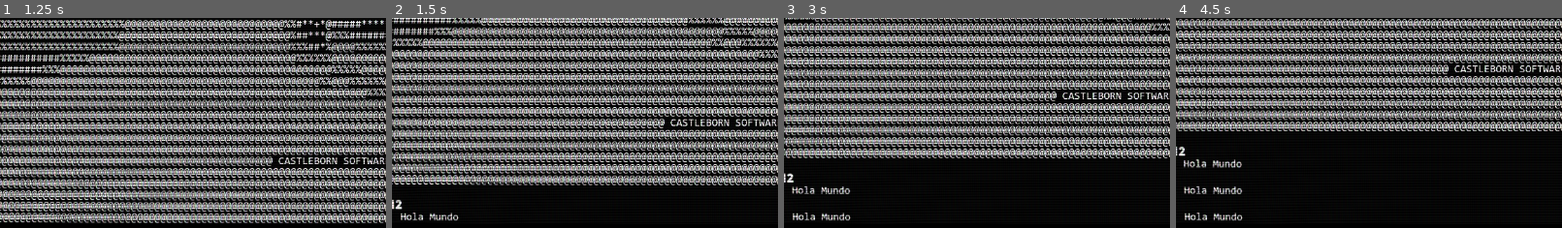
Above: before the commit, frames 1-4 (left to right).
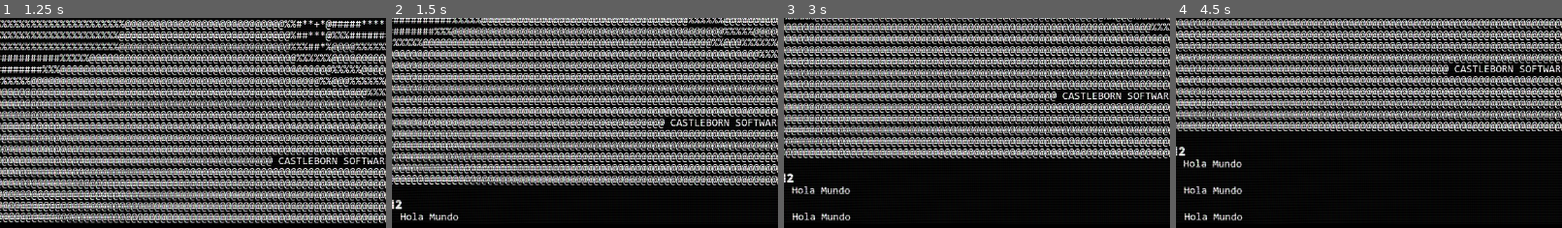
Above: after the commit, the same moments.

Repository: kaisermzn/GODOTXTRETRORPG
Game: Godot game, scene res://scenes/Game.tscn
The game is run twice, just before and just after one commit, with the same random seed, the same clock (stepped at 60 frames per second) and the same inputs.
Inputs (mouse positions are % of the whole screen's width and height, from its top left):
- Up to frame 1 (1.25 s): click (52, 97) at 0.52 s; type "12" at 0.6 s
- Up to frame 2 (1.5 s): tap Enter at 1.25 s
- Up to frame 3 (3 s): tap Space at 2 s; tap Enter at 2.75 s
- Up to frame 4 (4.5 s): tap Space at 3.5 s; tap Enter at 4.25 s
The pictures show only the part of the screen within x 3-53%, y 44-94%; the shares and areas given below are measured in that part.

Frame 1 is identical in both runs. In frame 2, less than 0.1% of the frame differs, in the area x 2-15%, y 93-97%; in frame 3, 0.2%; in frame 4, 0.2%, in the area x 2-15%, y 67-97%.

Commit message:
2025_06_22_00: Add new feature to process user input
Introduced a function to handle and validate user input, improving the robustness of the input processing workflow.

Diff:
--- /dev/null
+++ b/autoload/GameEngine.gd
@@ -0,0 +1 @@
+extends Node
--- /dev/null
+++ b/commands/ICommand.gd
@@ -0,0 +1 @@
+extends Node
--- /dev/null
+++ b/models/PC.gd
@@ -0,0 +1 @@
+extends Node
--- /dev/null
+++ b/models/Player.gd
@@ -0,0 +1 @@
+extends Node
--- a/project.godot
+++ b/project.godot
@@ -14,6 +14,10 @@
 run/main_scene="uid://dc3vbaqeqcdt0"
 config/features=PackedStringArray("4.4")
 
+[autoload]
+
+GameEngine="*res://autoload/GameEngine.gd"
+
 [display]
 
 window/size/mode=3
--- a/scenes/Game.tscn
+++ b/scenes/Game.tscn
@@ -1,11 +1,11 @@
 [gd_scene load_steps=12 format=3 uid="uid://dc3vbaqeqcdt0"]
 
 [ext_resource type="Shader" uid="uid://pljyetsoox3y" path="res://shaders/game.gdshader" id="1_ibkli"]
-[ext_resource type="Script" uid="uid://dynhy18lcq6rk" path="res://scenes/Game.gd" id="1_qbsmt"]
-[ext_resource type="FontFile" uid="uid://jo7yyo1eunso" path="res://fonts/CONSOLA.TTF" id="2_cpr0p"]
-[ext_resource type="FontFile" uid="uid://typbdpur37en" path="res://fonts/CONSOLAB.TTF" id="3_78awf"]
-[ext_resource type="Script" uid="uid://dwtx0t45yx1e8" path="res://scenes/Response.gd" id="3_aug50"]
-[ext_resource type="Script" uid="uid://qt4ljccls1rt" path="res://scenes/input.gd" id="4_s0nni"]
+[ext_resource type="Script" uid="uid://dynhy18lcq6rk" path="res://scripts/Game.gd" id="1_qbsmt"]
+[ext_resource type="PackedScene" uid="uid://72pjvl8yoio6" path="res://scenes/InputResponse.tscn" id="2_aug50"]
+[ext_resource type="FontFile" uid="uid://jo7yyo1eunso" path="res://assets/fonts/CONSOLA.TTF" id="2_cpr0p"]
+[ext_resource type="FontFile" uid="uid://typbdpur37en" path="res://assets/fonts/CONSOLAB.TTF" id="3_78awf"]
+[ext_resource type="Script" uid="uid://qt4ljccls1rt" path="res://scripts/Input.gd" id="4_s0nni"]
 
 [sub_resource type="StyleBoxFlat" id="StyleBoxFlat_ve7bo"]
 bg_color = Color(0, 0, 0, 1)
@@ -85,53 +85,8 @@
 layout_mode = 2
 horizontal_scroll_mode = 0
 
-[node name="HistoryRows" type="VBoxContainer" parent="Background/MarginContainer/InteriorBackGround/Rows/GameInfo/ScrollContainer"]
+[node name="HistoryRows" parent="Background/MarginContainer/InteriorBackGround/Rows/GameInfo/ScrollContainer" instance=ExtResource("2_aug50")]
 layout_mode = 2
-size_flags_horizontal = 3
-size_flags_vertical = 3
-
-[node name="Response" type="RichTextLabel" parent="Background/MarginContainer/InteriorBackGround/Rows/GameInfo/ScrollContainer/HistoryRows"]
-layout_mode = 2
-theme_override_fonts/normal_font = ExtResource("2_cpr0p")
-bbcode_enabled = true
-text = "@@@@@@@@@@@@@@@@@@@@@@@@@@@@@@@@@@@@@@@@@@@@@@@@@@@@@@@@@@@@@@@@@@@@@@@@@@@@@@@@@@@@@@@@@@@@@@@@@@@@@@@@@@@@@@@@@@@@@@@@
-@@@@@@@@@@@@@%@@@@@@@@@@@@@@@@@@@@@@@@@@@@@@@@@@@@@@@@@@@@@@@@@@@@@%@@@@@@@@@@@@@@@@@@@@@@@@@@@@@@@@@@@@@@@@@@@@@@@@@@@@
-@@@@@@@@@@@@@@@@@@@@@@@@@@@@%@@@@@@@@@@@@@@@@@@@@@@@@@@@@%@@@@@@@@@@@@@@@@@@@@@@@@@@@@@@@@@%#**+====+*#%@@@@@@@@@@@@@@@@
-@@@@@@@@@@@@@@@@@@@@@@@@@@@@@@@@@@@@@@@@@@@@@@@@@@@@@@@@@@@@@@@@@@@@@@@@@@@@@@@@@@@@@@@@%#+==++=--=--:::=*@@@@@@@@@@@@@@
-@@@@@@@@@@@@@@@@@@@@@@@@@@@@@@@@@@@@@@@@@@@@@@@@@@@@@@@@@@@@@@@@@@@@@@@@@@@@@@@@@@@@@@@##***++++=+=+*++==-=%@@@@@@%@@@@@
-@@@@@@@@@@@@@@@@@@@@@@@@@@@@@@@@@@@@@@@@@@@@@@@@@@@@@@@@@@@@@@@@@@@@@@@@@@@@@@@@@@@@@@@*##*+======--==-++=-#@@@@@@@@@@@@
-@@@@@@@@@%@@@@@@@@@@@@@@@@@@@@@@@@@@@@@@@@@@@@@@@@@@%%@@@@@@@@@@@@@@@@@@@@@@@@@@@@@@@@@%**+++++=----:--:-=#@@@@@@@@@@@@@
-@@@@@@@@@@@@@@@@@@@@@@@@@@@@@@@@@@@@@@@@@@@@@@@@@@@%******+*#+##*@@@@@@@@@@@%@@@@@@@@@@@@%#*+==-------=*#@@@@@@@@@@@@@@@
-@@@@@@@@@@@@@@@@@@@@@@@@@@@@@@@@@@@@@@@@@@@@@@@@@@@@##*#*****+++=@@@@@@@@@@@@@@@@@@@@@@@@@@@@%%%###%%@@@@@@@@@@@@@@@@@@@
-@@@@@@@@@@@@@@@@@@@@@@@%@@@@@@@@@@@@@@@@@@@@@@@@@@@@***********#@@@@@@@@@@@@@@@@@@@@@@@@@@@@@@@@@@@@@@@@@@@@@@@@@@@@@@@@
-@@@@@@@@@@@@@@@@@@@@@@@@@@@@@@@@@@@@@@@@@@@@@@@@@@@@****+*#*++++@@@@@@@@@@@@@@@@@@@@@@@@@@@@@@@@@@@@@@%@@@@@@@@@@@@@@@@@
-@@@@@@@@@@@@@@@@@@@@@@@@@@@@@@@@@@@@%#%%%@@@@@@@@@@@#******++++*#*%##@#%@%@@@@@@@@@@@@@@@@@@@@@@@@@@@@@@@@@@@@@@@@@@@@@@
-@@@@@@@@@@@@@@@%@@@@@@@@@@@%@@@@@@@@#****@@@@@@@@%%@###******++*#**=*+++*=***@@@@@@@%%@@@@@@@@@@@@%@@@@@@@@@@@@@@@@@@@@@
-@@@@@@@@@@@@@@@@@@@@@@@@@@%###%@@@@@%*#*%%%@%@@@@%###*##+*#*#***%#***+*+*+*+%@@@%%@@#+**+#*#@@@@@@%@@@@@@@@@@@@@@@@@@@@@
-@@@@@@@@@@@@@@@@@@@@@@@@@@%#%%@@@@@@%%@%@@@@@@@@@%%#%##***######@%#%#*#####%@@@@@@@@%#****+*@@@@@@@@@%@@@@@@@@@@@@@@@@@@
-@@@@@%@@@@@@@@@@@@%@@@%%@@@@@@@@@@@@%@@@@@@@@@@@@@@%%#***#%####*##*##*##*%#*%%#@%@@@#******@@@@@@@@@@@@@@@%%@@@@@@@@@@@@
-%%%%%%%%%%%%%%%%%%%%%%%%@@@@@@@@@@@@@@@@@@@@@@@@@@@%##**+*@%####*******###***##%%@@@#**+*++%%%%%%%%%%%%%%%%%@%%@@%@@@@@@
-%%%%%%%%%%%%%%%%%%%%%%%%@@@@@@@@@@@@@@@@@@@@@@@@@@@%%#**+*@#####**************#%@@@@#*++**+%%%%%%%%%%%%%%%%%%%%%%%%%%%%%
-%%%%%%%%%%%%%%%%%%%%%%%@@@@@@@@@@@@@@@@@@@@@@@@@@@@@%##***@%%%##########****%#%%%@@@%#*****%%%%%%%%%%%%%%%%%%%%%%%%%%%%%
-%%%%%%%%%%%%%%%%%%%%%%%@@@@@@@@@@@@@@@@@@@@@@@@@@@@@%%%##*%@@@@%%%%%%%%%%%%%%%%@%@@@%##****#%%%%%%%%%%%%%%%%%%%%%%%%%%%%
-#############%%%%%@@@@@@@@@@@@@@@@@@@@@@@@@@@@@@@@@@@%%%%%%@@@@@@@@@@%%%%@@@@@@@@@@@%%%####*%%%%###%#%#%%%%%%%%%%%%%%%%%
-##########%%%@@@@@@@@@@@@@@@@@@@@@@@@@@@@@@@@@@@@@@@@@@@@@@%%%%%@@@@@@@@%%%%%%@@%@@@@@@%%%%%%%%%%%######################
-###%%%%%@@@@@@@@@@@@@@@@@@@@@@@@@@@@@@@@@@@@@@@@@@@@@@@@@%%@@@%%%%%%@@@@@@@@%%%@@%%%@@@@%%%##%###%%%####################
-@@@@@@@@@@@@@@@@@@@@@@@@@@@@@@@@@@@@@@@@@@@@@@@@@@@@@@@@@@@@@@@@@%%%%%%%%@@@@@@@@@@@%@@@%##%##%%##@@@@%%%###############
-@@@@@@@@@@@@@@@@@@@@@@@@@@@@@@@@@@@@@@@@@@@@@@@@@@@@@@@@@@@@@@@@@@@@@@%%%%%%@@@@@@@@@@@@@%%%%%%%%%%@@@@@@@@%%%%#########
-@@@@@@@@@@@@@@@@@@@@@@@@@@@@@@@@@@@@@@@@@@@@@@@@@@@@@@@@@@@@@@@@@@@@@@@@@@%%%%%%@@@@@@@@@@@%@@%%%%%@@@@@@@@@@@@@@@%%%%##
-@@@@@@@@@@@@@@@@@@@@@@@@@@@@@@@@@@@@@@@@@@@@@@@@@@@@@@@@@@@@@@@@@@@@@@@@@@@@@@@@@@%%%%%@@@@@@@@@@@@@@@@@@@@@@@@@@@@@@@@@
-@@@@@@@@@@@@@@@@@@@@@@@@@@@@@@@@@@@@@@@@@@@@@@@@@@@@@@@@@@@@@@@@@@@@@@@@@@@@@@@@@@@@@@@@@%%%@@@@@@@@@@@@@@@@@@@@@@@@@@@@
-@@@@@@@@@@@@@@@@@@@@@@@@@@@@@@@@@@@@@@@@@@@@@@@@@@@@@@@@@@@@@@@@@@@@@@@@@@@@@@@@@@@@@@@@@@@@@@@@@@@@@@@@@@@@@@@@@@@@@@@@
-@@@@@@@@@@@@@@@@@@@@@@@@@@@@@@@@@@@@@@@@@@@@@@@@@ CASTLEBORN SOFTWARE @@@@@@@@@@@@@@@@@@@@@@@@@@@@@@@@@@@@@@@@@@@@@@@@@@
-@@@@@@@@@@@@@@@@@@@@@@@@@@@@@@@@@@@@@@@@@@@@@@@@@@@@@@@@@@@@@@@@@@@@@@@@@@@@@@@@@@@@@@@@@@@@@@@@@@@@@@@@@@@@@@@@@@@@@@@@
-@@@@@@@@@@@@@@@@@@@@@@@@@@@@@@@@@@@@@@@@@@@@@@@@@@@@@@@@@@@@@@@@@@@@@@@@@@@@@@@@@@@@@@@@@@@@@@@@@@@@@@@@@@@@@@@@@@@@@@@@
-@@@@@@@@@@@@@@@@@@@@@@@@@@@@@@@@@@@@@@@@@@@@@@@@@@@@@@@@@@@@@@@@@@@@@@@@@@@@@@@@@@@@@@@@@@@@@@@@@@@@@@@@@@@@@@@@@@@@@@@@
-@@@@@@@@@@@@@@@@@@@@@@@@@@@@@@@@@@@@@@@@@@@@@@@@@@@@@@@@@@@@@@@@@@@@@@@@@@@@@@@@@@@@@@@@@@@@@@@@@@@@@@@@@@@@@@@@@@@@@@@@
-@@@@@@@@@@@@@@@@@@@@@@@@@@@@@@@@@@@@@@@@@@@@@@@@@@@@@@@@@@@@@@@@@@@@@@@@@@@@@@@@@@@@@@@@@@@@@@@@@@@@@@@@@@@@@@@@@@@@@@@@
-"
-fit_content = true
-script = ExtResource("3_aug50")
 
 [node name="InputArea" type="PanelContainer" parent="Background/MarginContainer/InteriorBackGround/Rows"]
 custom_minimum_size = Vector2(0, 50)
--- a/scenes/InputResponse - copia.tscn
+++ /dev/null
@@ -1,50 +0,0 @@
-[gd_scene load_steps=3 format=3 uid="uid://bfakntv00n4q3"]
-
-[ext_resource type="Script" uid="uid://dwtx0t45yx1e8" path="res://scenes/InputResponse.gd" id="1_nxgtd"]
-[ext_resource type="FontFile" uid="uid://jo7yyo1eunso" path="res://fonts/CONSOLA.TTF" id="1_y7ruh"]
-
-[node name="InputResponse" type="VBoxContainer"]
-offset_right = 1.0
-size_flags_horizontal = 3
-script = ExtResource("1_nxgtd")
-
-[node name="Response" type="RichTextLabel" parent="."]
-layout_mode = 2
-theme_override_fonts/normal_font = ExtResource("1_y7ruh")
-text = "@@@@@@@@@@@@@@@@@@@@@@@@@@@@@@@@@@@@@@@@@@@@@@@@@@@@@@@@@@@@@@@@@@@@@@@@@@@@@@@@@@@@@@@@@@@@@@@@@@@@@@@@@@@@@@@@@@@@@@@@
-@@@@@@@@@@@@@%@@@@@@@@@@@@@@@@@@@@@@@@@@@@@@@@@@@@@@@@@@@@@@@@@@@@@%@@@@@@@@@@@@@@@@@@@@@@@@@@@@@@@@@@@@@@@@@@@@@@@@@@@@
-@@@@@@@@@@@@@@@@@@@@@@@@@@@@%@@@@@@@@@@@@@@@@@@@@@@@@@@@@%@@@@@@@@@@@@@@@@@@@@@@@@@@@@@@@@@%#**+====+*#%@@@@@@@@@@@@@@@@
-@@@@@@@@@@@@@@@@@@@@@@@@@@@@@@@@@@@@@@@@@@@@@@@@@@@@@@@@@@@@@@@@@@@@@@@@@@@@@@@@@@@@@@@@%#+==++=--=--:::=*@@@@@@@@@@@@@@
-@@@@@@@@@@@@@@@@@@@@@@@@@@@@@@@@@@@@@@@@@@@@@@@@@@@@@@@@@@@@@@@@@@@@@@@@@@@@@@@@@@@@@@@##***++++=+=+*++==-=%@@@@@@%@@@@@
-@@@@@@@@@@@@@@@@@@@@@@@@@@@@@@@@@@@@@@@@@@@@@@@@@@@@@@@@@@@@@@@@@@@@@@@@@@@@@@@@@@@@@@@*##*+======--==-++=-#@@@@@@@@@@@@
-@@@@@@@@@%@@@@@@@@@@@@@@@@@@@@@@@@@@@@@@@@@@@@@@@@@@%%@@@@@@@@@@@@@@@@@@@@@@@@@@@@@@@@@%**+++++=----:--:-=#@@@@@@@@@@@@@
-@@@@@@@@@@@@@@@@@@@@@@@@@@@@@@@@@@@@@@@@@@@@@@@@@@@%******+*#+##*@@@@@@@@@@@%@@@@@@@@@@@@%#*+==-------=*#@@@@@@@@@@@@@@@
-@@@@@@@@@@@@@@@@@@@@@@@@@@@@@@@@@@@@@@@@@@@@@@@@@@@@##*#*****+++=@@@@@@@@@@@@@@@@@@@@@@@@@@@@%%%###%%@@@@@@@@@@@@@@@@@@@
-@@@@@@@@@@@@@@@@@@@@@@@%@@@@@@@@@@@@@@@@@@@@@@@@@@@@***********#@@@@@@@@@@@@@@@@@@@@@@@@@@@@@@@@@@@@@@@@@@@@@@@@@@@@@@@@
-@@@@@@@@@@@@@@@@@@@@@@@@@@@@@@@@@@@@@@@@@@@@@@@@@@@@****+*#*++++@@@@@@@@@@@@@@@@@@@@@@@@@@@@@@@@@@@@@@%@@@@@@@@@@@@@@@@@
-@@@@@@@@@@@@@@@@@@@@@@@@@@@@@@@@@@@@%#%%%@@@@@@@@@@@#******++++*#*%##@#%@%@@@@@@@@@@@@@@@@@@@@@@@@@@@@@@@@@@@@@@@@@@@@@@
-@@@@@@@@@@@@@@@%@@@@@@@@@@@%@@@@@@@@#****@@@@@@@@%%@###******++*#**=*+++*=***@@@@@@@%%@@@@@@@@@@@@%@@@@@@@@@@@@@@@@@@@@@
-@@@@@@@@@@@@@@@@@@@@@@@@@@%###%@@@@@%*#*%%%@%@@@@%###*##+*#*#***%#***+*+*+*+%@@@%%@@#+**+#*#@@@@@@%@@@@@@@@@@@@@@@@@@@@@
-@@@@@@@@@@@@@@@@@@@@@@@@@@%#%%@@@@@@%%@%@@@@@@@@@%%#%##***######@%#%#*#####%@@@@@@@@%#****+*@@@@@@@@@%@@@@@@@@@@@@@@@@@@
-@@@@@%@@@@@@@@@@@@%@@@%%@@@@@@@@@@@@%@@@@@@@@@@@@@@%%#***#%####*##*##*##*%#*%%#@%@@@#******@@@@@@@@@@@@@@@%%@@@@@@@@@@@@
-%%%%%%%%%%%%%%%%%%%%%%%%@@@@@@@@@@@@@@@@@@@@@@@@@@@%##**+*@%####*******###***##%%@@@#**+*++%%%%%%%%%%%%%%%%%@%%@@%@@@@@@
-%%%%%%%%%%%%%%%%%%%%%%%%@@@@@@@@@@@@@@@@@@@@@@@@@@@%%#**+*@#####**************#%@@@@#*++**+%%%%%%%%%%%%%%%%%%%%%%%%%%%%%
-%%%%%%%%%%%%%%%%%%%%%%%@@@@@@@@@@@@@@@@@@@@@@@@@@@@@%##***@%%%##########****%#%%%@@@%#*****%%%%%%%%%%%%%%%%%%%%%%%%%%%%%
-%%%%%%%%%%%%%%%%%%%%%%%@@@@@@@@@@@@@@@@@@@@@@@@@@@@@%%%##*%@@@@%%%%%%%%%%%%%%%%@%@@@%##****#%%%%%%%%%%%%%%%%%%%%%%%%%%%%
-#############%%%%%@@@@@@@@@@@@@@@@@@@@@@@@@@@@@@@@@@@%%%%%%@@@@@@@@@@%%%%@@@@@@@@@@@%%%####*%%%%###%#%#%%%%%%%%%%%%%%%%%
-##########%%%@@@@@@@@@@@@@@@@@@@@@@@@@@@@@@@@@@@@@@@@@@@@@@%%%%%@@@@@@@@%%%%%%@@%@@@@@@%%%%%%%%%%%######################
-###%%%%%@@@@@@@@@@@@@@@@@@@@@@@@@@@@@@@@@@@@@@@@@@@@@@@@@%%@@@%%%%%%@@@@@@@@%%%@@%%%@@@@%%%##%###%%%####################
-@@@@@@@@@@@@@@@@@@@@@@@@@@@@@@@@@@@@@@@@@@@@@@@@@@@@@@@@@@@@@@@@@%%%%%%%%@@@@@@@@@@@%@@@%##%##%%##@@@@%%%###############
-@@@@@@@@@@@@@@@@@@@@@@@@@@@@@@@@@@@@@@@@@@@@@@@@@@@@@@@@@@@@@@@@@@@@@@%%%%%%@@@@@@@@@@@@@%%%%%%%%%%@@@@@@@@%%%%#########
-@@@@@@@@@@@@@@@@@@@@@@@@@@@@@@@@@@@@@@@@@@@@@@@@@@@@@@@@@@@@@@@@@@@@@@@@@@%%%%%%@@@@@@@@@@@%@@%%%%%@@@@@@@@@@@@@@@%%%%##
-@@@@@@@@@@@@@@@@@@@@@@@@@@@@@@@@@@@@@@@@@@@@@@@@@@@@@@@@@@@@@@@@@@@@@@@@@@@@@@@@@@%%%%%@@@@@@@@@@@@@@@@@@@@@@@@@@@@@@@@@
-@@@@@@@@@@@@@@@@@@@@@@@@@@@@@@@@@@@@@@@@@@@@@@@@@@@@@@@@@@@@@@@@@@@@@@@@@@@@@@@@@@@@@@@@@%%%@@@@@@@@@@@@@@@@@@@@@@@@@@@@
-@@@@@@@@@@@@@@@@@@@@@@@@@@@@@@@@@@@@@@@@@@@@@@@@@@@@@@@@@@@@@@@@@@@@@@@@@@@@@@@@@@@@@@@@@@@@@@@@@@@@@@@@@@@@@@@@@@@@@@@@
-@@@@@@@@@@@@@@@@@@@@@@@@@@@@@@@@@@@@@@@@@@@@@@@@@ CASTLEBORN SOFTWARE @@@@@@@@@@@@@@@@@@@@@@@@@@@@@@@@@@@@@@@@@@@@@@@@@@
-@@@@@@@@@@@@@@@@@@@@@@@@@@@@@@@@@@@@@@@@@@@@@@@@@@@@@@@@@@@@@@@@@@@@@@@@@@@@@@@@@@@@@@@@@@@@@@@@@@@@@@@@@@@@@@@@@@@@@@@@
-@@@@@@@@@@@@@@@@@@@@@@@@@@@@@@@@@@@@@@@@@@@@@@@@@@@@@@@@@@@@@@@@@@@@@@@@@@@@@@@@@@@@@@@@@@@@@@@@@@@@@@@@@@@@@@@@@@@@@@@@
-@@@@@@@@@@@@@@@@@@@@@@@@@@@@@@@@@@@@@@@@@@@@@@@@@@@@@@@@@@@@@@@@@@@@@@@@@@@@@@@@@@@@@@@@@@@@@@@@@@@@@@@@@@@@@@@@@@@@@@@@
-@@@@@@@@@@@@@@@@@@@@@@@@@@@@@@@@@@@@@@@@@@@@@@@@@@@@@@@@@@@@@@@@@@@@@@@@@@@@@@@@@@@@@@@@@@@@@@@@@@@@@@@@@@@@@@@@@@@@@@@@
-@@@@@@@@@@@@@@@@@@@@@@@@@@@@@@@@@@@@@@@@@@@@@@@@@@@@@@@@@@@@@@@@@@@@@@@@@@@@@@@@@@@@@@@@@@@@@@@@@@@@@@@@@@@@@@@@@@@@@@@@
-"
-scroll_following = true
--- a/scenes/InputResponse.tscn
+++ b/scenes/InputResponse.tscn
@@ -1,14 +1,16 @@
 [gd_scene load_steps=3 format=3 uid="uid://72pjvl8yoio6"]
 
-[ext_resource type="Script" uid="uid://dwtx0t45yx1e8" path="res://scenes/Response.gd" id="1_nxgtd"]
-[ext_resource type="FontFile" uid="uid://jo7yyo1eunso" path="res://fonts/CONSOLA.TTF" id="1_y7ruh"]
+[ext_resource type="FontFile" uid="uid://jo7yyo1eunso" path="res://assets/fonts/CONSOLA.TTF" id="1_nxgtd"]
+[ext_resource type="Script" uid="uid://dwtx0t45yx1e8" path="res://scripts/Response.gd" id="2_upva6"]
 
-[node name="InputResponse" type="VBoxContainer"]
-script = ExtResource("1_nxgtd")
+[node name="HistoryRows" type="VBoxContainer"]
+size_flags_horizontal = 3
+size_flags_vertical = 3
 
 [node name="Response" type="RichTextLabel" parent="."]
 layout_mode = 2
-theme_override_fonts/normal_font = ExtResource("1_y7ruh")
+theme_override_fonts/normal_font = ExtResource("1_nxgtd")
+bbcode_enabled = true
 text = "@@@@@@@@@@@@@@@@@@@@@@@@@@@@@@@@@@@@@@@@@@@@@@@@@@@@@@@@@@@@@@@@@@@@@@@@@@@@@@@@@@@@@@@@@@@@@@@@@@@@@@@@@@@@@@@@@@@@@@@@
 @@@@@@@@@@@@@%@@@@@@@@@@@@@@@@@@@@@@@@@@@@@@@@@@@@@@@@@@@@@@@@@@@@@%@@@@@@@@@@@@@@@@@@@@@@@@@@@@@@@@@@@@@@@@@@@@@@@@@@@@
 @@@@@@@@@@@@@@@@@@@@@@@@@@@@%@@@@@@@@@@@@@@@@@@@@@@@@@@@@%@@@@@@@@@@@@@@@@@@@@@@@@@@@@@@@@@%#**+====+*#%@@@@@@@@@@@@@@@@
@@ -45,4 +47,5 @@
 @@@@@@@@@@@@@@@@@@@@@@@@@@@@@@@@@@@@@@@@@@@@@@@@@@@@@@@@@@@@@@@@@@@@@@@@@@@@@@@@@@@@@@@@@@@@@@@@@@@@@@@@@@@@@@@@@@@@@@@@
 @@@@@@@@@@@@@@@@@@@@@@@@@@@@@@@@@@@@@@@@@@@@@@@@@@@@@@@@@@@@@@@@@@@@@@@@@@@@@@@@@@@@@@@@@@@@@@@@@@@@@@@@@@@@@@@@@@@@@@@@
 "
-scroll_following = true
+fit_content = true
+script = ExtResource("2_upva6")
--- a/scenes/Response.gd
+++ /dev/null
@@ -1,10 +0,0 @@
-extends RichTextLabel
-func set_InputResponsetext(input_text: String, response_text: String) -> void:
-	self.bbcode_enabled = false
-
-	self.append_text("\n[b] > " + input_text + "[/b]")
-
-	if (response_text):
-		self.append_text("\n    " +response_text)
-	else:
-		self.append_text("No se reconoce el comando")
--- /dev/null
+++ b/scripts/Response.gd
@@ -0,0 +1,11 @@
+extends RichTextLabel
+func set_InputResponsetext(input_text: String, response_text: String) -> void:
+	self.bbcode_enabled = false
+	self.newline()
+	self.append_text("[b] > " + input_text + "[/b]")
+
+	if (response_text):
+		self.newline()
+		self.push_indent(1)
+		self.append_text(response_text)
+		self.pop()
Renamed: fonts/CONSOLA.TTF -> assets/fonts/CONSOLA.TTF
Not shown, changed: assets/fonts/CONSOLA.TTF.import
Renamed: fonts/CONSOLAB.TTF -> assets/fonts/CONSOLAB.TTF
Not shown, changed: assets/fonts/CONSOLAB.TTF.import
Renamed: fonts/CONSOLAI.TTF -> assets/fonts/CONSOLAI.TTF
Not shown, changed: assets/fonts/CONSOLAI.TTF.import
Renamed: fonts/CONSOLAZ.TTF -> assets/fonts/CONSOLAZ.TTF
Not shown, changed: assets/fonts/CONSOLAZ.TTF.import
Not shown, added: autoload/GameEngine.gd.uid
Not shown, added: commands/ICommand.gd.uid
Binary file removed: descargar.png
Not shown, removed: descargar.png.import
(and 7 more such lines)
